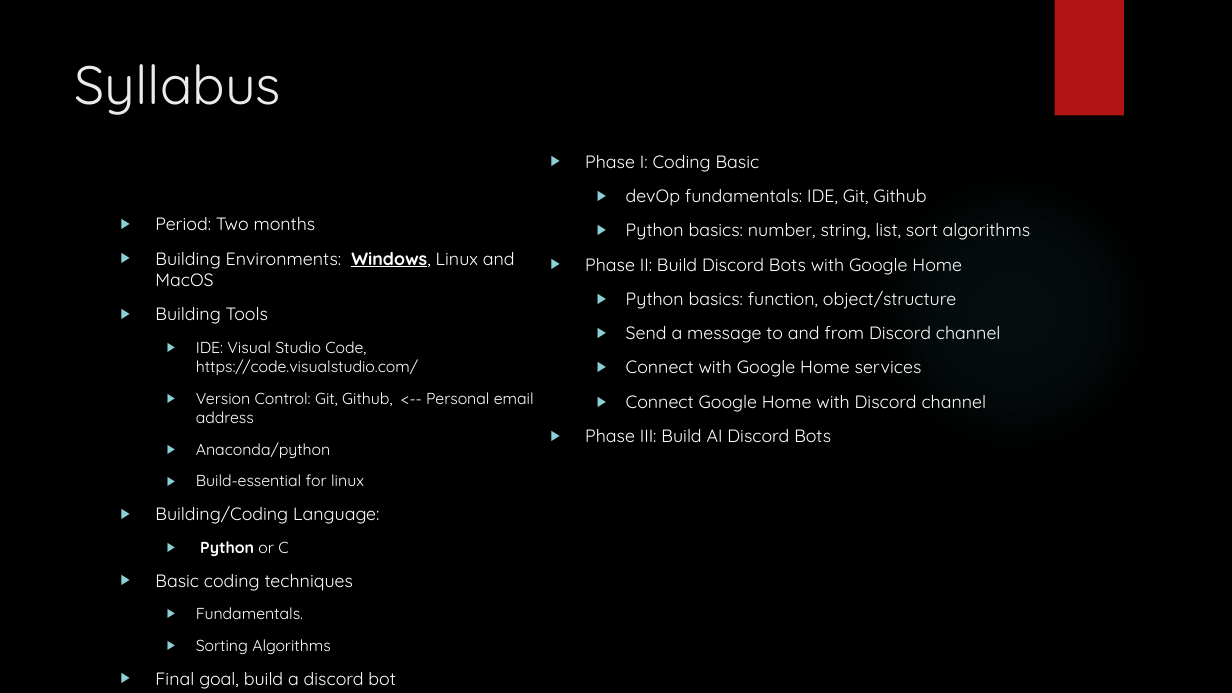
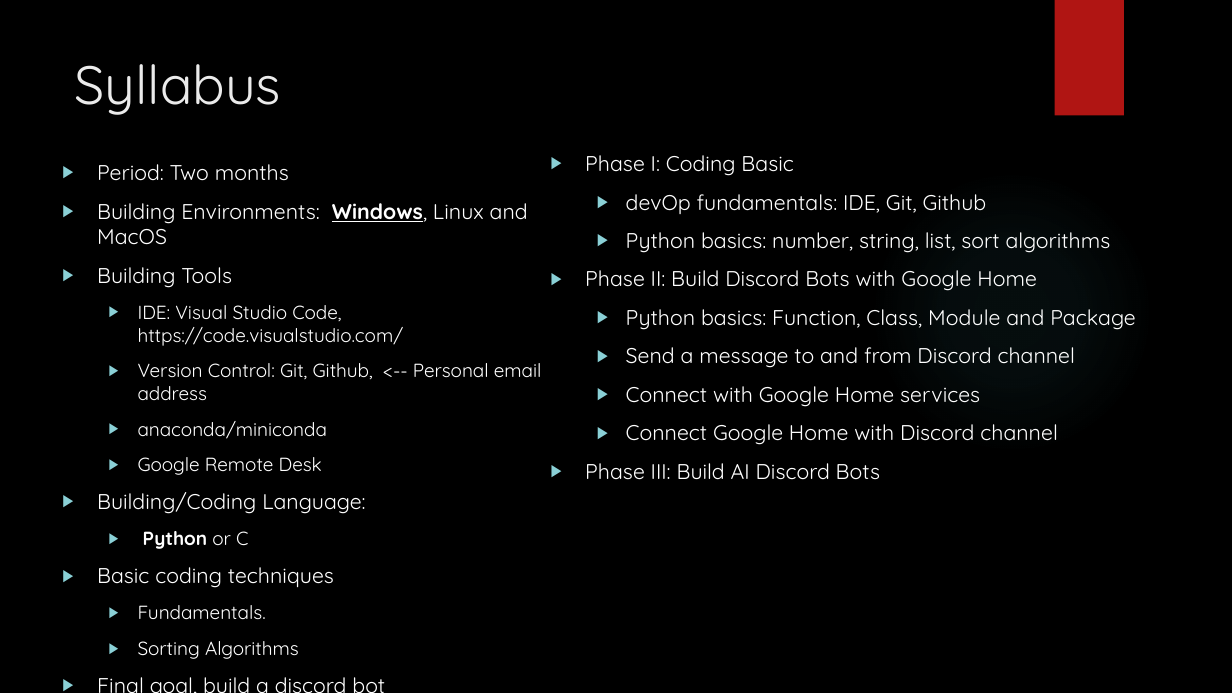
Before and after one commit to stargazingtech/build-discord-bots, a slide deck: slide 2 of build-discord-bots-with-Python.pptx. Drawn at 1232x693 pixels with LibreOffice and Linux fonts; fonts in the diff are those of the drawing; background and template pictures are left out. Boxes give left, top, right and bottom in pixels: in the first picture for what was removed or moved away, otherwise in the second. Text is boxed around its words. In the diff, an @@ line names an element or a change of style, - is before the commit and + after.

Commit message:
update slides

```diff
--- a/build-discord-bots-with-Python.pptx
+++ b/build-discord-bots-with-Python.pptx
@@ text "Period: Two months": place and size @@
-text "Period: Two months" at [155,217,534,689]
+text "Period: Two months" at [97,164,991,659]
@@ text at [97,164,991,659]: size 13.9 to 16.6 pt in "Period: Two months", "Building Environments: Windows, Linux and MacOS", "Building Tools", "Building/Coding Language:" and 2 more places; size 12.4 to 14.8 pt in "IDE: Visual Studio Code, https://code.visualstudio.com/", "Version Control: Git, Github, <-- Personal email ...", "Python or C", "Fundamentals." and 1 more places @@
@@ text at [585,155,1111,480]: size 13.9 to 16.6 pt in "Phase I: Coding Basic", "devOp fundamentals: IDE, Git, Github", "Python basics: number, string, list, sort algorithms", "Phase II: Build Discord Bots with Google ..." and 4 more places @@
@@ text at [626,309,1135,330]: text changed; size 13.9 to 16.6 pt @@
-  ▶ Python basics: function, object/structure
+  ▶ Python basics: Function, Class, Module and Package
@@ text at [138,421,327,475]: text changed; size 12.4 to 14.8 pt @@
-  ▶ Anaconda/python
-  ▶ Build-essential for linux
+  ▶ anaconda/miniconda
+  ▶ Google Remote Desk
```
Also in this commit, not shown: 18 slides added.
